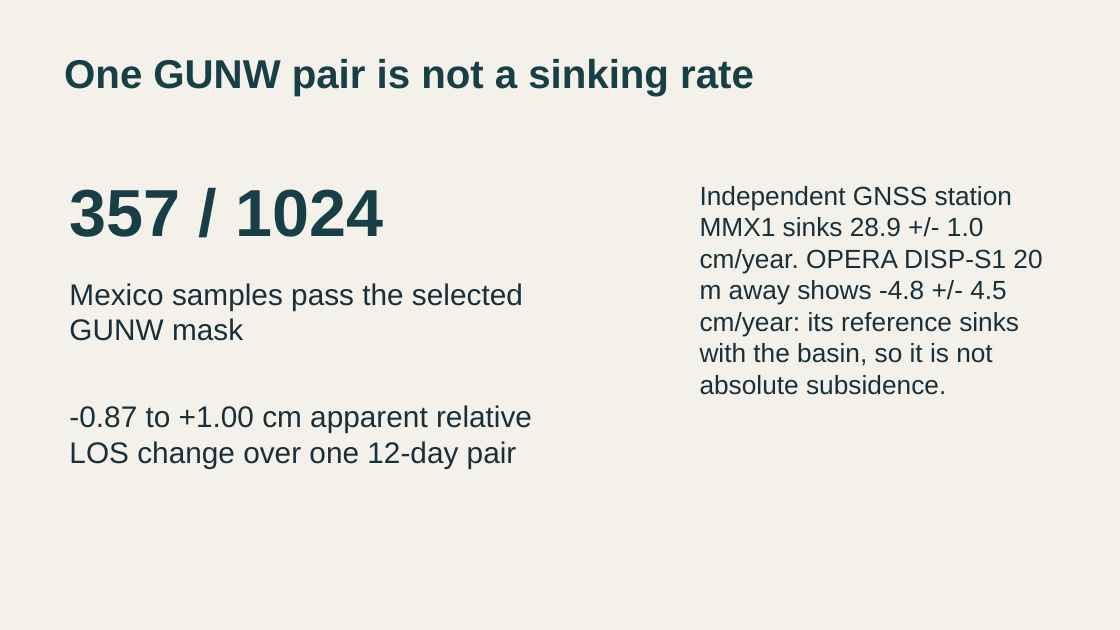
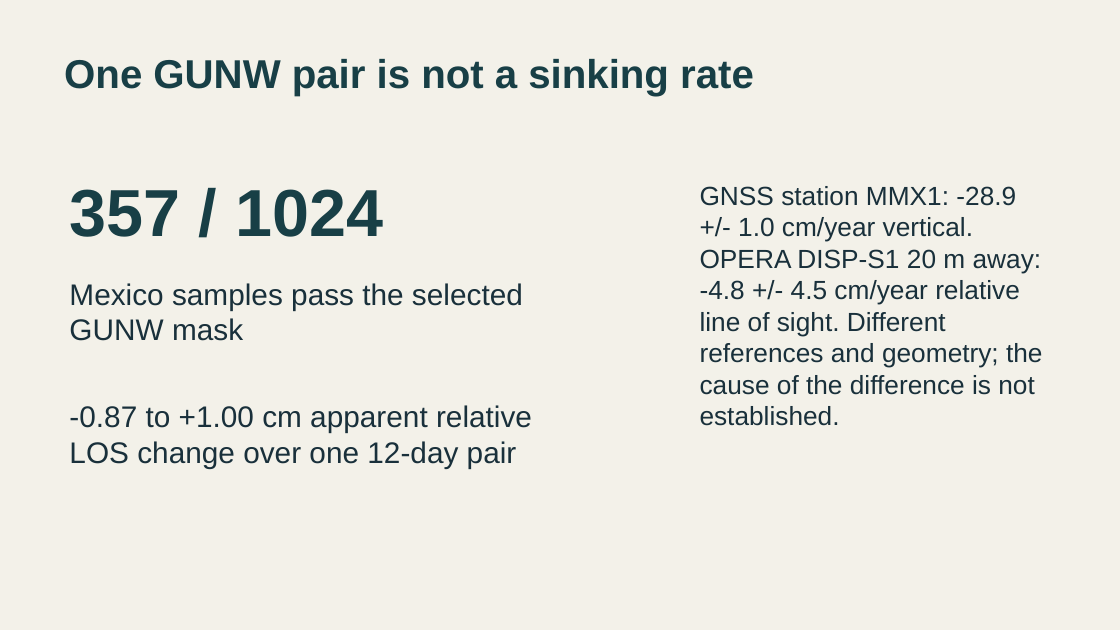
Before and after one commit to ChernStepanov/OffBeat, a slide deck: slide 6 of docs/submission/offbeat-reviewed.pptx. Drawn at 1120x630 pixels with LibreOffice and Linux fonts; fonts in the diff are those of the drawing. Boxes give left, top, right and bottom in pixels: in the first picture for what was removed or moved away, otherwise in the second. Text is boxed around its words. In the diff, an @@ line names an element or a change of style, - is before the commit and + after.

Commit message:
Show the video's key numbers on the site and correct the OPERA claim
- 'What the data says' opens with four key-number tiles from
  data/findings.json: GNSS MMX1 subsidence with the OPERA comparison, the
  114 drifting Mexico City samples, clustering p, HH/HV overlap. Buttons
  open the GNSS-tied subsidence layer or play the steepest significant
  trend (MEX r8 c2, the sample in the video) with the map animating.
- The landing has 'Watch the 30-second video', a Win98 dialog that plays
  docs/submission/offbeat-video.mp4 and stops any running sonification.
- Following the reference-sensitivity audit, the tile, video, README and
  slide no longer say OPERA's reference sinks or that OPERA misses the
  subsidence: the references and geometry differ and the cause of the
  difference is not established. The video was re-rendered.

```diff
--- a/docs/submission/offbeat-reviewed.pptx
+++ b/docs/submission/offbeat-reviewed.pptx
@@ text at [700,186,1042,426]: text changed @@
-Independent GNSS station MMX1 sinks 28.9 +/- 1.0 cm/year. OPERA DISP-S1 20 m away shows -4.8 +/- 4.5 cm/year: its reference sinks with the basin, so it is not absolute subsidence.
+GNSS station MMX1: -28.9 +/- 1.0 cm/year vertical. OPERA DISP-S1 20 m away: -4.8 +/- 4.5 cm/year relative line of sight. Different references and geometry; the cause of the difference is not established.
```
Also in this commit, not shown: 8 other files.
